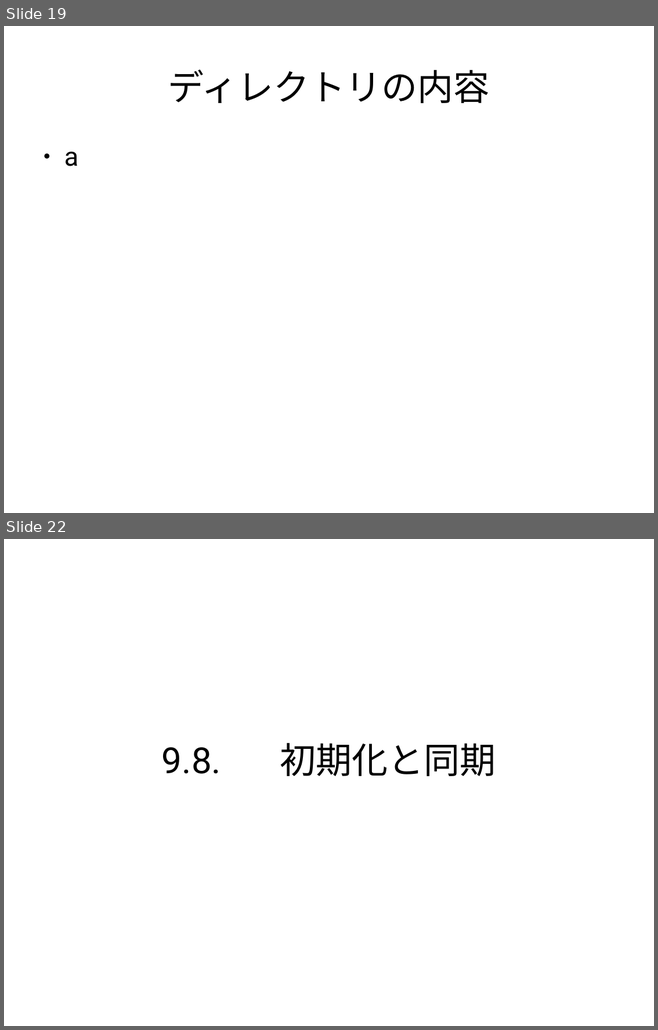
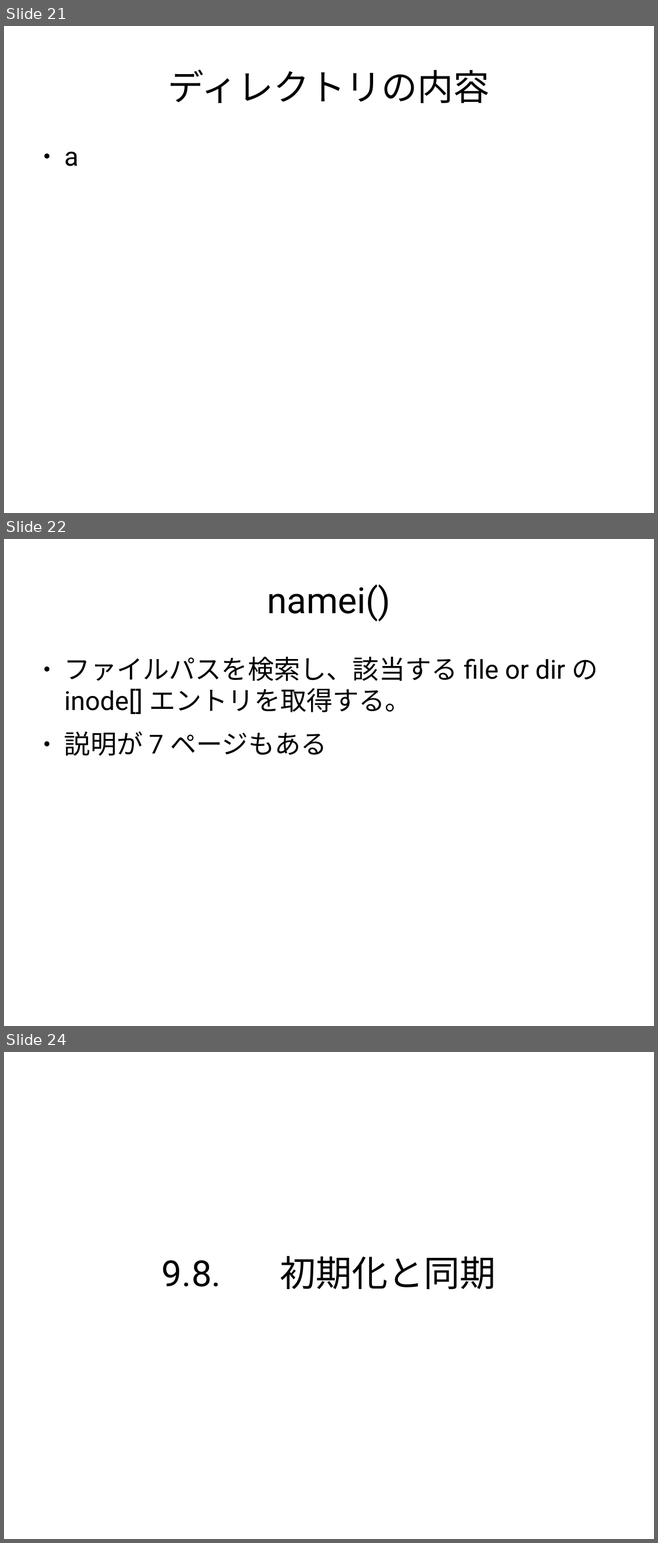
Before and after one commit to andromedroid/ame, a slide deck: doc/unix_v6/inode.odp. Shown one above the other, each under a label of ours: slides 19 and 22 before the commit, slides 21, 22 and 24 after it; the slides between them are not shown. The pictures are 658x1030 and 658x1543 pixels, drawn with LibreOffice and Linux fonts; fonts in the diff are those of the drawing. Boxes give left, top, right and bottom in pixels: in the first picture for what was removed or moved away, otherwise in the second. Text is boxed around its words. In the diff, an @@ line names an element or a change of style, - is before the commit and + after.

Commit message:
i'm making inode.odp

```diff
--- a/doc/unix_v6/inode.odp
+++ b/doc/unix_v6/inode.odp
@@ slide 22 added at (x1=4, y1=539, x2=654, y2=1026), background #FFFFFF @@
@@ title added at (x1=267, y1=584, x2=390, y2=621), 44 pt, text #000000 @@
+namei()
@@ text added at (x1=64, y1=657, x2=598, y2=756), 32 pt, text #000000 @@
+● ファイルパスを検索し、該当する file or dir の
+  inode[] エントリを取得する。
+● 説明が 7 ページもある
@@ what was slide 19 is now slide 21 @@
@@ what was slide 22 is now slide 24 @@
```
Also in this commit, not shown: 16 other slides added, 14 slides removed.
